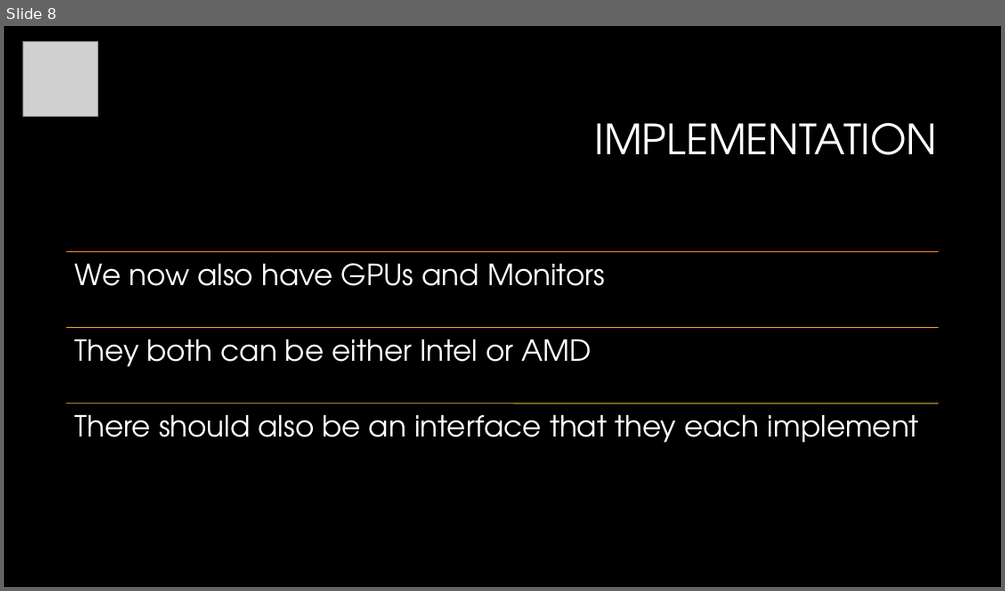
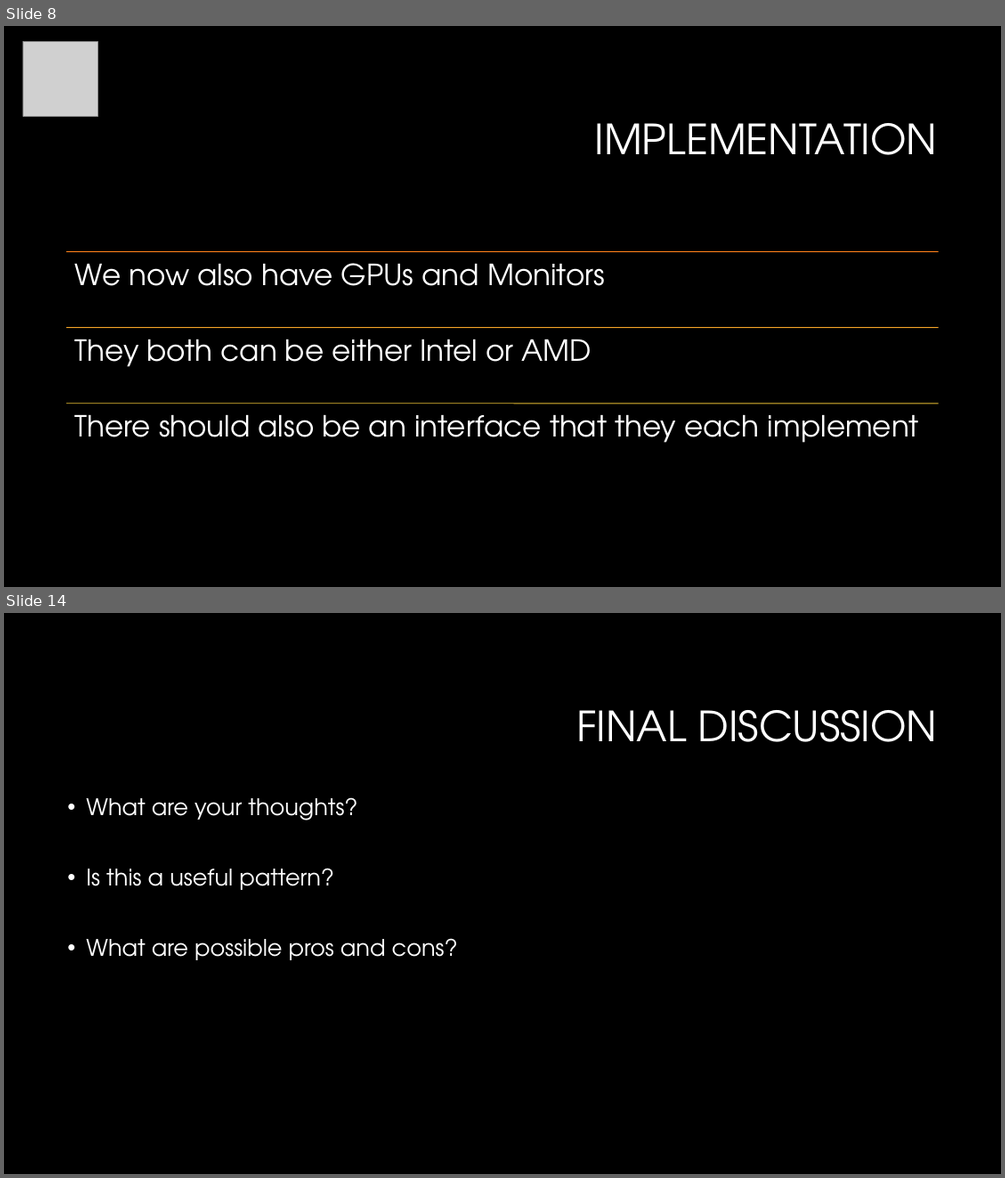
Before and after one commit to ljsunshine/barcamp, a slide deck: abstract_factories.pptx. Shown one above the other, each under a label of ours: slide 8 before the commit, slides 8 and 14 after it; the slides between them are not shown. The pictures are 1005x591 and 1005x1178 pixels, drawn with LibreOffice and Linux fonts; fonts in the diff are those of the drawing; grey boxes stand for pictures; background and template pictures are left out. Boxes give left, top, right and bottom in pixels: in the first picture for what was removed or moved away, otherwise in the second. Text is boxed around its words. In the diff, an @@ line names an element or a change of style, - is before the commit and + after.

```diff
--- a/abstract_factories.pptx
+++ b/abstract_factories.pptx
@@ slide 14 added at <box>4,613,1001,1174</box>, background #000000 @@
@@ title added at <box>576,710,938,742</box>, 40 pt, text #FFFFFF @@
+FINAL DISCUSSION
@@ text added at <box>86,797,458,960</box>, 22 pt, text #FFFFFF @@
+• What are your thoughts?
+• Is this a useful pattern?
+• What are possible pros and cons?
```
Also in this commit, not shown: 6 other slides added, 2 slides removed, 1 other file.
